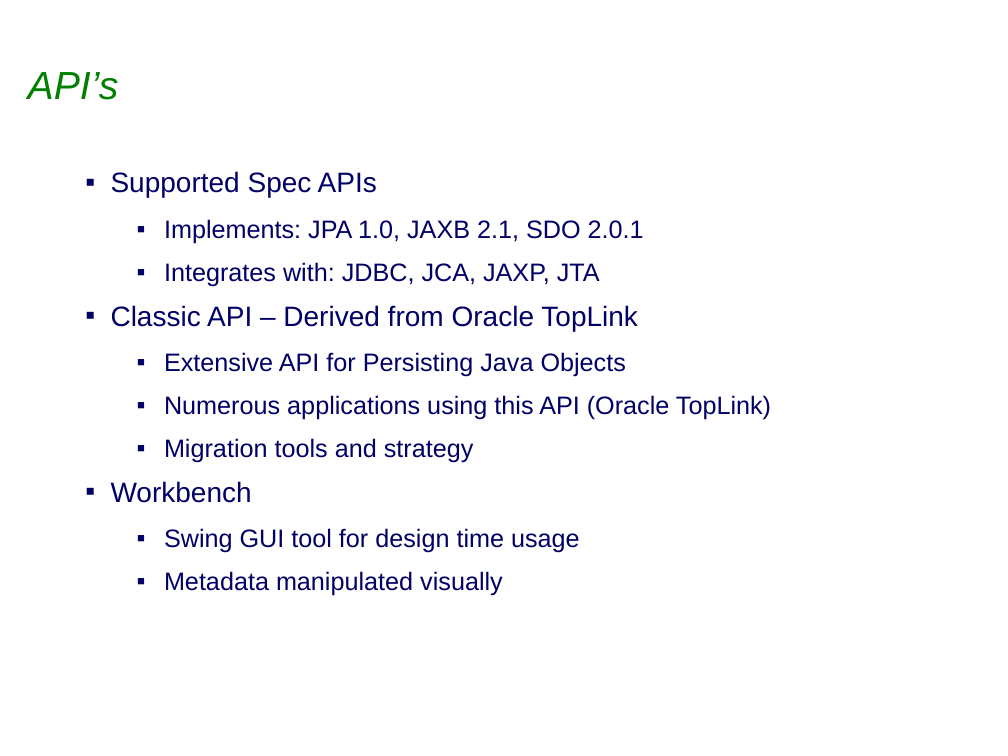
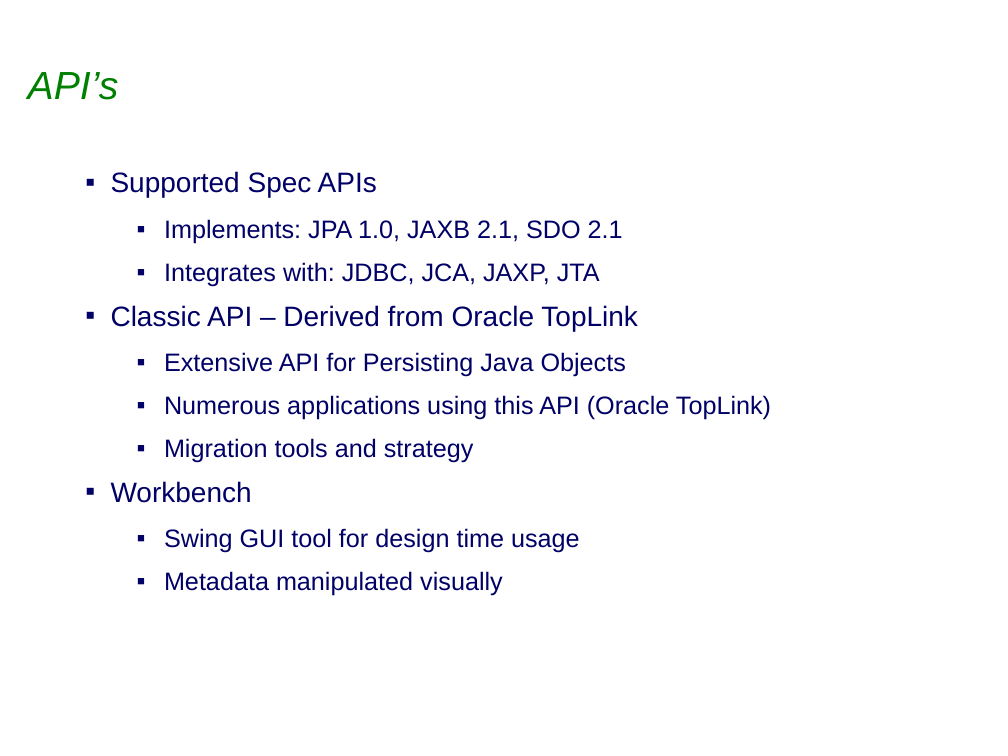
Before and after one commit to eclipse-ee4j/eclipselink, a slide deck: slide 16 of project-admin/Graduation_Release_Review.ppt. Drawn at 1008x756 pixels with LibreOffice and Linux fonts; fonts in the diff are those of the drawing; background and template pictures are left out. Boxes give left, top, right and bottom in pixels: in the first picture for what was removed or moved away, otherwise in the second. Text is boxed around its words. In the diff, an @@ line names an element or a change of style, - is before the commit and + after.

```diff
--- a/project-admin/Graduation_Release_Review.ppt
+++ b/project-admin/Graduation_Release_Review.ppt
@@ text at [164, 219, 623, 244]: text changed @@
-  ▪ Implements: JPA 1.0, JAXB 2.1, SDO 2.0.1
+  ▪ Implements: JPA 1.0, JAXB 2.1, SDO 2.1
```
Also in this commit, not shown: 4 other slides changed.
